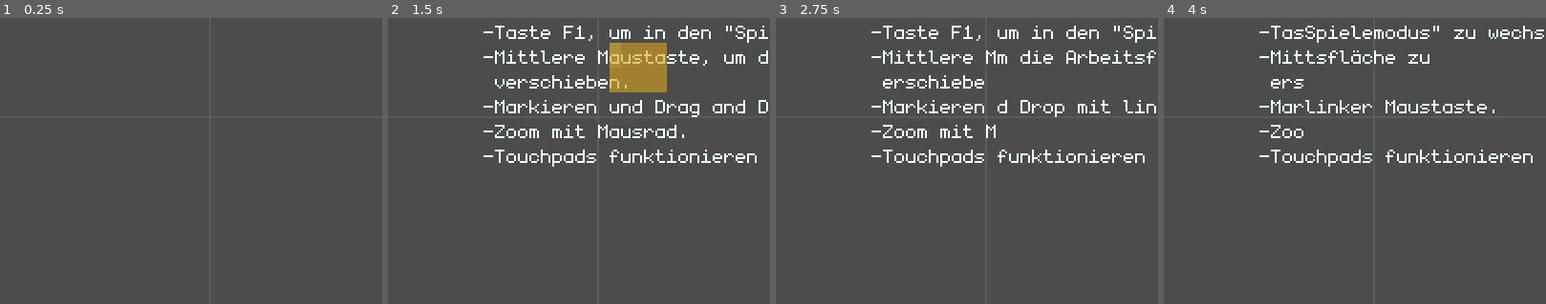
Above: before the commit, frames 1-4 (left to right).
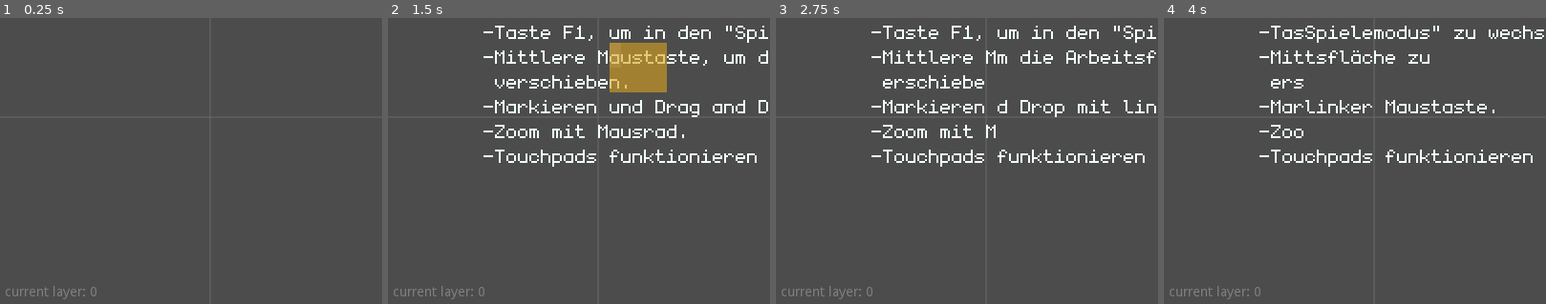
Above: after the commit, the same moments.

Repository: slapslash/TextMap
Game: Godot game, scene res://TextMap.tscn
The game is run twice, just before and just after one commit, with the same random seed, the same clock (stepped at 60 frames per second) and the same inputs.
Inputs (mouse positions are % of the whole screen's width and height, from its top left):
- Up to frame 1 (0.25 s): no input
- Up to frame 2 (1.5 s): tap Enter at 0.5, 0.6 s; move the mouse to (72, 45) at 0.52 s; hold Right (ui_right) 0.53-1.25 s; click (72, 45) at 0.67 s; tap Space at 0.77, 1.25 s; drag from (30, 55) to (45, 70) at 1.27 s
- Up to frame 3 (2.75 s): tap Enter at 2 s; move the mouse to (60, 28) at 2.02 s; hold Right (ui_right) from 2.03 s (still down); tap Delete at 2.1 s; click (60, 28) at 2.17 s
- Up to frame 4 (4 s): release Right (ui_right) at 2.75 s; tap Space at 2.75, 3.77 s; drag from (45, 70) to (20, 35) at 2.77 s; tap Enter at 3.5, 3.6 s; move the mouse to (80, 65) at 3.52 s; hold Left (ui_left) from 3.53 s (still down); click (80, 65) at 3.67 s
The pictures show only the part of the screen within x 0-50%, y 50-100%; the shares and areas given below are measured in that part.

The runs differ from the first frame. In frame 1, 0.2% of the frame differs, in the area x 1-26%, y 93-99%; in frame 2, 0.2%; in frame 3, 0.2%; in frame 4, 0.2%.

Commit message:
Add layer switching with enabling/disabling inputs.

Diff:
--- /dev/null
+++ b/TerrainLayer.gd
@@ -0,0 +1,16 @@
+extends TileMap
+
+export var layer_id: int = 1
+
+
+func _ready():
+	pass # Replace with function body.
+
+
+
+
+func _on_TextMap_switch_layer(to_layer_id):
+	if to_layer_id == layer_id:
+		set_process_unhandled_input(true)
+	else:
+		set_process_unhandled_input(false)
--- a/TextLayer.gd
+++ b/TextLayer.gd
@@ -1,5 +1,8 @@
 extends TileMap
 
+export var layer_id: int = 0
+
+onready var inputs = $Inputs
 
 var _drag_offset: Vector2 = Vector2.ZERO
 var _drag_backup: Dictionary
@@ -135,3 +138,12 @@
 		# is there a character to move?
 		if _drag_backup.has(c):
 			set_cellv(move_to, _drag_backup[c])
+
+
+func _on_TextMap_switch_layer(to_layer_id):
+	if to_layer_id == layer_id:
+		inputs.set_process_unhandled_input(true)
+		inputs.show()
+	else:
+		inputs.set_process_unhandled_input(false)
+		inputs.hide()
--- a/TextLayerInputs.gd
+++ b/TextLayerInputs.gd
@@ -11,7 +11,7 @@
 	_init_cursor()
 
 
-func _input(event):
+func _unhandled_input(event):
 	if event is InputEventMouseButton:
 		if event.button_index == BUTTON_LEFT:
 			var mpos = Global.get_cell_from_mouse_pos()
--- a/TextMap.gd
+++ b/TextMap.gd
@@ -1,6 +1,11 @@
 extends Node2D
 
 signal save_project
+signal switch_layer(to_layer_id)
+
+
+func _ready():
+	emit_signal("switch_layer", 0)
 
 
 func _unhandled_key_input(event):
@@ -8,23 +13,33 @@
 		var scm = event.get_scancode_with_modifiers()
 		match scm:
 			16777244: # F1
-				# autosave, to ensure exported html5 project will work
-				# (scene at user-path needs to be written first).
-				emit_signal("export_tilemap")
+				emit_signal("switch_layer", 0)
 
-				var map = load(Global.project_path).instance()
-				var player = load("res://Player.tscn").instance()
+			16777245: # F2
+				emit_signal("switch_layer", 1)
 
-				player.global_position = Vector2(-106, -76) * Global.cell_size
-				map.add_child(player)
-				player.owner = map
+			16777246: # F3
+				emit_signal("switch_layer", 2)
 
-				# hide the mouse in the game window.
-				Input.set_mouse_mode(Input.MOUSE_MODE_HIDDEN)
-
-				var scene = PackedScene.new()
-				assert(scene.pack(map) == OK)
-				assert(get_tree().change_scene_to(scene) == OK)
+			16777247: # F4
+				pass
+#				# autosave, to ensure exported html5 project will work
+#				# (scene at user-path needs to be written first).
+#				emit_signal("save_project")
+#
+#				var map = load(Global.project_path).instance()
+#				var player = load("res://Player.tscn").instance()
+#
+#				player.global_position = Vector2(-106, -76) * Global.cell_size
+#				map.add_child(player)
+#				player.owner = map
+#
+#				# hide the mouse in the game window.
+#				Input.set_mouse_mode(Input.MOUSE_MODE_HIDDEN)
+#
+#				var scene = PackedScene.new()
+#				assert(scene.pack(map) == OK)
+#				assert(get_tree().change_scene_to(scene) == OK)
 
 			268435539: # Control+S
 				print('saving project')
--- a/TextMap.tscn
+++ b/TextMap.tscn
@@ -10,6 +10,7 @@
 [ext_resource path="res://UI.tscn" type="PackedScene" id=8]
 [ext_resource path="res://TextLayer.gd" type="Script" id=9]
 [ext_resource path="res://Project.gd" type="Script" id=10]
+[ext_resource path="res://TerrainLayer.gd" type="Script" id=11]
 
 [node name="TextMap" type="Node2D"]
 script = ExtResource( 7 )
@@ -48,7 +49,11 @@
 
 [node name="TerrainLayer" type="TileMap" parent="Project"]
 format = 1
+script = ExtResource( 11 )
 
 [connection signal="save_project" from="." to="Project" method="_on_TextMap_save_project"]
+[connection signal="switch_layer" from="." to="Project/TextLayer" method="_on_TextMap_switch_layer"]
+[connection signal="switch_layer" from="." to="Project/TerrainLayer" method="_on_TextMap_switch_layer"]
+[connection signal="switch_layer" from="." to="UI" method="_on_TextMap_switch_layer"]
 [connection signal="zoom_changed" from="Camera" to="." method="_on_Camera_zoom_changed"]
 [connection signal="cursor_pos_changed" from="Project/TextLayer/Inputs" to="UI" method="_on_Inputs_cursor_pos_changed"]
--- a/UI.gd
+++ b/UI.gd
@@ -2,7 +2,13 @@
 
 
 onready var cursor_loc_label = $Top/CursorLocation
+onready var current_layer_label = $Top/CurrentLayer
+
 
 
 func _on_Inputs_cursor_pos_changed():
 	cursor_loc_label.text = str(Global.cell)
+
+
+func _on_TextMap_switch_layer(to_layer_id):
+	current_layer_label.text = "current layer: " + str(to_layer_id)
--- a/UI.tscn
+++ b/UI.tscn
@@ -13,6 +13,7 @@
 margin_top = 5.0
 margin_right = -5.0
 margin_bottom = -5.0
+mouse_filter = 2
 __meta__ = {
 "_edit_use_anchors_": false
 }
@@ -27,3 +28,12 @@
 __meta__ = {
 "_edit_use_anchors_": false
 }
+
+[node name="CurrentLayer" type="Label" parent="Top"]
+anchor_top = 1.0
+anchor_bottom = 1.0
+margin_top = -14.0
+margin_right = 40.0
+__meta__ = {
+"_edit_use_anchors_": false
+}
Not shown: 1 places in TextMap.tscn that only renumber resources
